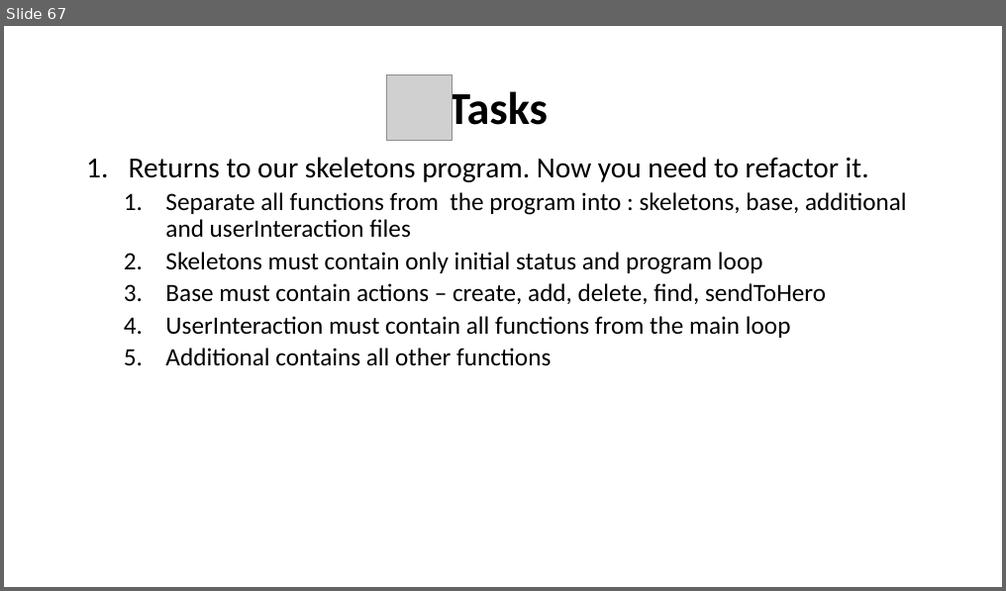
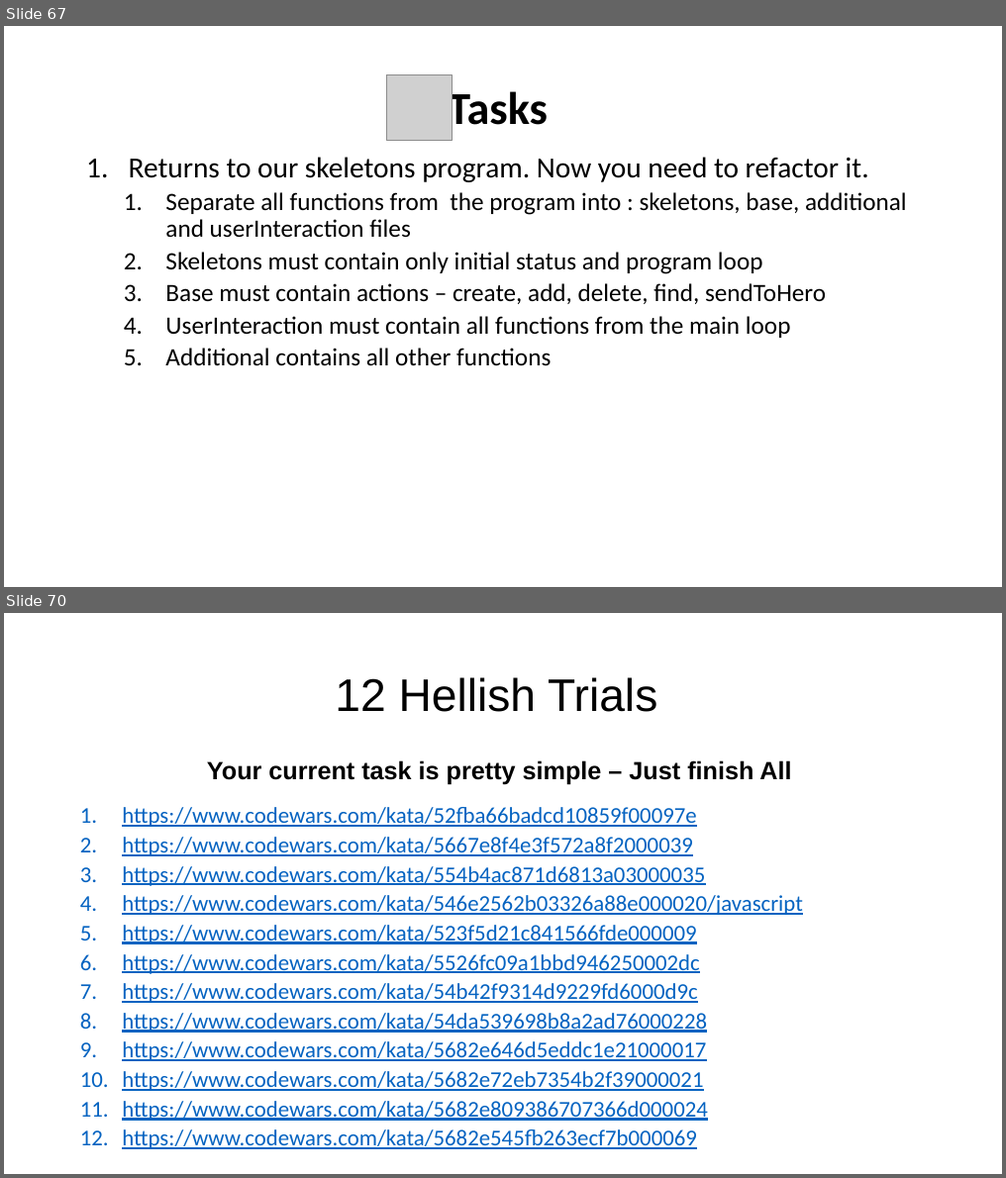
Before and after one commit to WonderLuc/brother-bootcamp, a slide deck: python 101/python_101.pptx. Shown one above the other, each under a label of ours: slide 67 before the commit, slides 67 and 70 after it; the slides between them are not shown. The pictures are 1006x591 and 1006x1178 pixels, drawn with LibreOffice and Linux fonts; fonts in the diff are those of the drawing; grey boxes stand for pictures; background and template pictures are left out. Boxes give left, top, right and bottom in pixels: in the first picture for what was removed or moved away, otherwise in the second. Text is boxed around its words. In the diff, an @@ line names an element or a change of style, - is before the commit and + after.

```diff
--- a/python 101/python_101.pptx
+++ b/python 101/python_101.pptx
@@ slide 70 added at (4,613,1002,1174), background picture (left out) @@
@@ title added at (335,677,657,712), 44 pt, text #000000 @@
+12 Hellish Trials
@@ text added at (207,761,791,785), 24 pt, text #000000, bold @@
+Your current task is pretty simple – Just finish All
@@ text added at (122,807,803,1150), 21.7 pt, text #0563C1, underline @@
+1. https://www.codewars.com/kata/52fba66badcd10859f00097e
+2. https://www.codewars.com/kata/5667e8f4e3f572a8f2000039
+3. https://www.codewars.com/kata/554b4ac871d6813a03000035
+4. https://www.codewars.com/kata/546e2562b03326a88e000020/javascript
+5. https://www.codewars.com/kata/523f5d21c841566fde000009
+6. https://www.codewars.com/kata/5526fc09a1bbd946250002dc
+7. https://www.codewars.com/kata/54b42f9314d9229fd6000d9c
+8. https://www.codewars.com/kata/54da539698b8a2ad76000228
+9. https://www.codewars.com/kata/5682e646d5eddc1e21000017
+10. https://www.codewars.com/kata/5682e72eb7354b2f39000021
+11. https://www.codewars.com/kata/5682e809386707366d000024
+12. https://www.codewars.com/kata/5682e545fb263ecf7b000069
```
Also in this commit, not shown: 2 other slides added, 1 other file.
